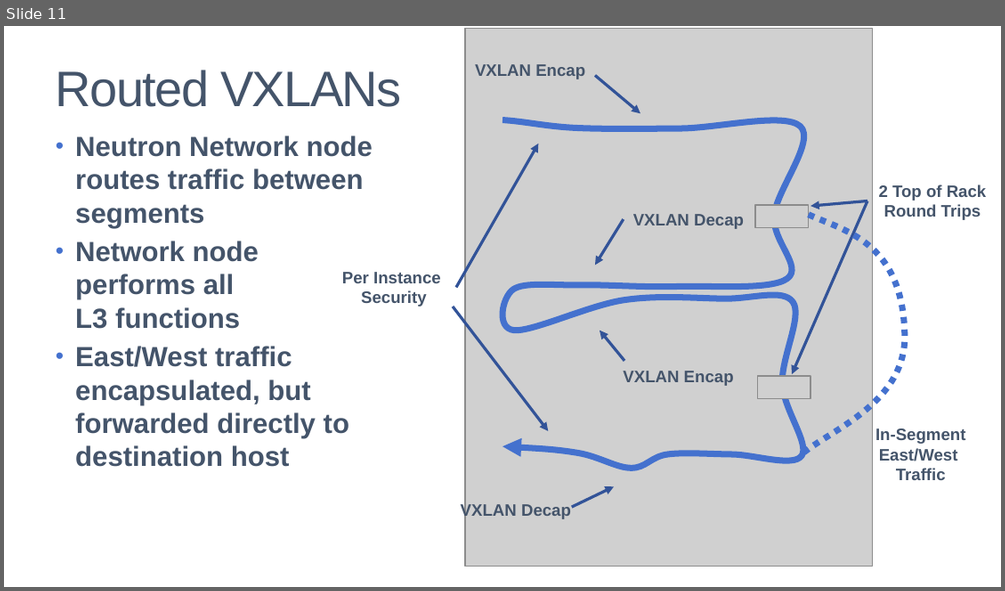
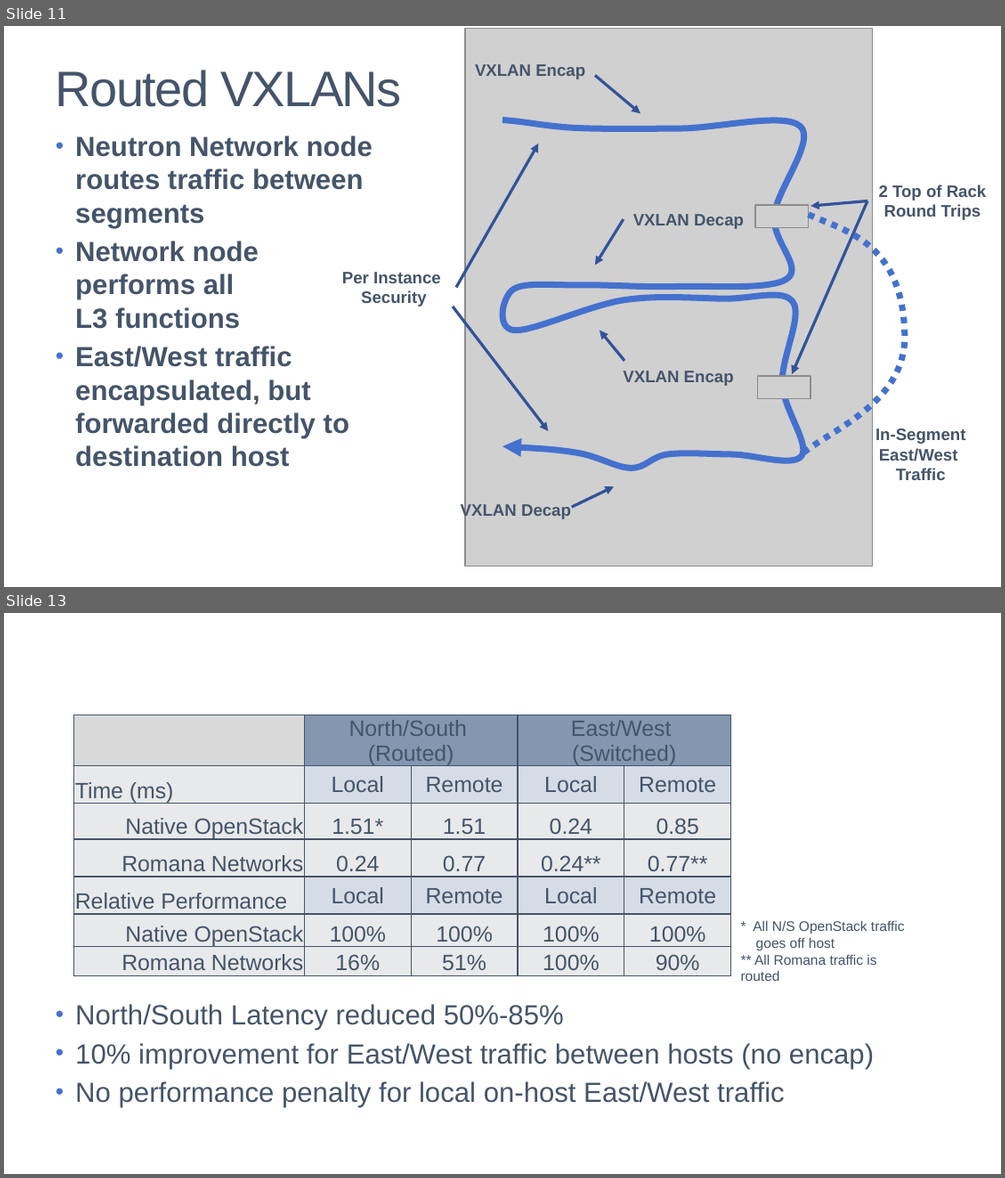
Before and after one commit to romana/romana.github.io, a slide deck: _diagrams/images.pptx. Shown one above the other, each under a label of ours: slide 11 before the commit, slides 11 and 13 after it; the slides between them are not shown. The pictures are 1005x591 and 1005x1178 pixels, drawn with LibreOffice and Linux fonts; fonts in the diff are those of the drawing; grey boxes stand for pictures. Boxes give left, top, right and bottom in pixels: in the first picture for what was removed or moved away, otherwise in the second. Text is boxed around its words. In the diff, an @@ line names an element or a change of style, - is before the commit and + after.

Commit message:
Added Performance FAQ

```diff
--- a/_diagrams/images.pptx
+++ b/_diagrams/images.pptx
@@ slide 13 added at box(4, 613, 1001, 1174), background #FFFFFF @@
@@ table added at box(73, 714, 730, 979), 7 rows, 5 columns @@
+ | North/South / (Routed) |  | East/West / (Switched) | 
+Time (ms) | Local | Remote | Local | Remote
+Native OpenStack | 1.51* | 1.51 | 0.24 | 0.85
+Romana Networks | 0.24 | 0.77 | 0.24** | 0.77**
+Relative Performance | Local | Remote | Local | Remote
+Native OpenStack | 100% | 100% | 100% | 100%
+Romana Networks | 16% | 51% | 100% | 90%
@@ text added at box(741, 920, 905, 981), 10 pt, text #44546A @@
+* All N/S OpenStack traffic
+goes off host
+** All Romana traffic is routed
@@ text added at box(75, 1004, 874, 1107), 20 pt, text #44546A @@
+• North/South Latency reduced 50%-85%
+• 10% improvement for East/West traffic between hosts (no encap)
+• No performance penalty for local on-host East/West traffic
```
Also in this commit, not shown: 5 slides changed, 3 other files.
